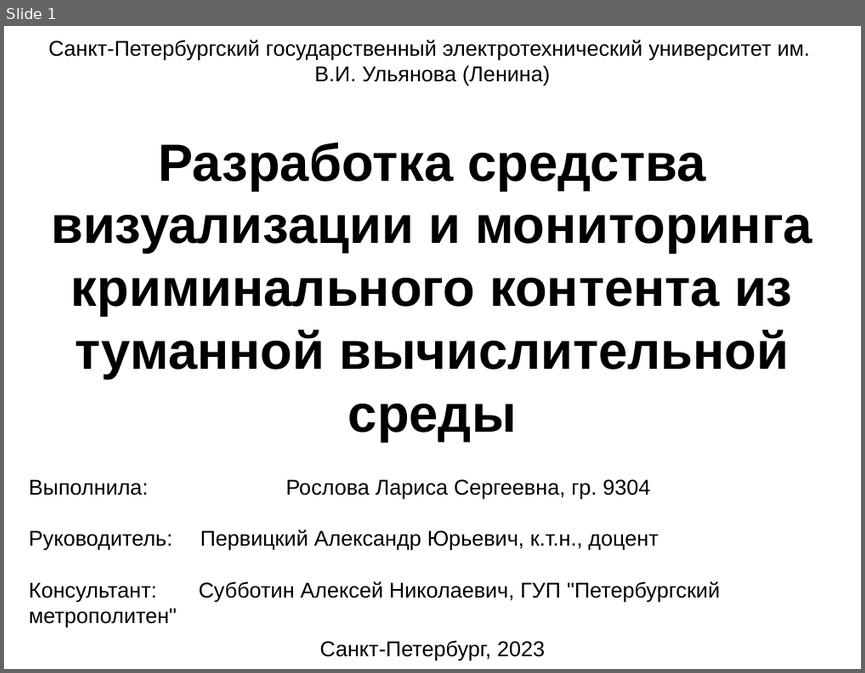
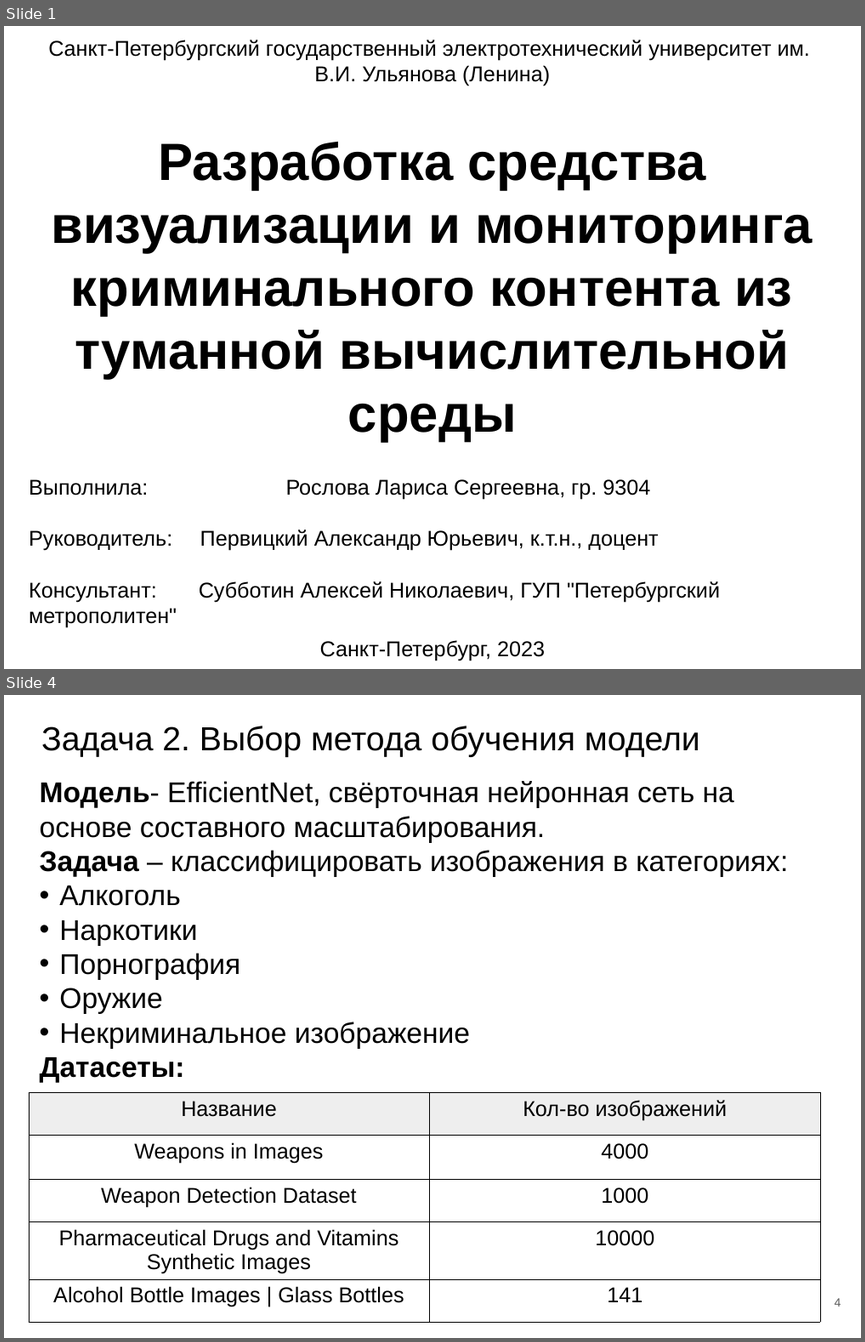
Before and after one commit to LRoslova/criminalContent_monitor, a slide deck: reports/Презентация_ВКР_Рослова.pptx. Shown one above the other, each under a label of ours: slide 1 before the commit, slides 1 and 4 after it; the slides between them are not shown. The pictures are 865x673 and 865x1342 pixels, drawn with LibreOffice and Linux fonts; fonts in the diff are those of the drawing. Boxes give left, top, right and bottom in pixels: in the first picture for what was removed or moved away, otherwise in the second. Text is boxed around its words. In the diff, an @@ line names an element or a change of style, - is before the commit and + after.

```diff
--- a/reports/Презентация_ВКР_Рослова.pptx
+++ b/reports/Презентация_ВКР_Рослова.pptx
@@ slide 4 added at [4, 695, 861, 1338], background #FFFFFF @@
@@ text added at [41, 726, 700, 757], 28 pt, text #000000 @@
+Задача 2. Выбор метода обучения модели
@@ text added at [40, 781, 788, 1083], 24 pt, text #000000 @@
+Модель- EfficientNet, свёрточная нейронная сеть на основе составного масштабирования.
+Задача – классифицировать изображения в категориях:
+• Алкоголь
+• Наркотики
+• Порнография
+• Оружие
+• Некриминальное изображение
+Датасеты:
@@ table added at [29, 1093, 821, 1322], 5 rows, 2 columns @@
+Название | Кол-во изображений
+Weapons in Images | 4000
+Weapon Detection Dataset | 1000
+Pharmaceutical Drugs and Vitamins Synthetic Images | 10000
+Alcohol Bottle Images | Glass Bottles | 141
@@ page number added at [834, 1298, 841, 1306], 10 pt, text #595959 @@
+4
```
Also in this commit, not shown: 4 slides changed, 1 other slide added, 1 slide removed, 19 other files.
